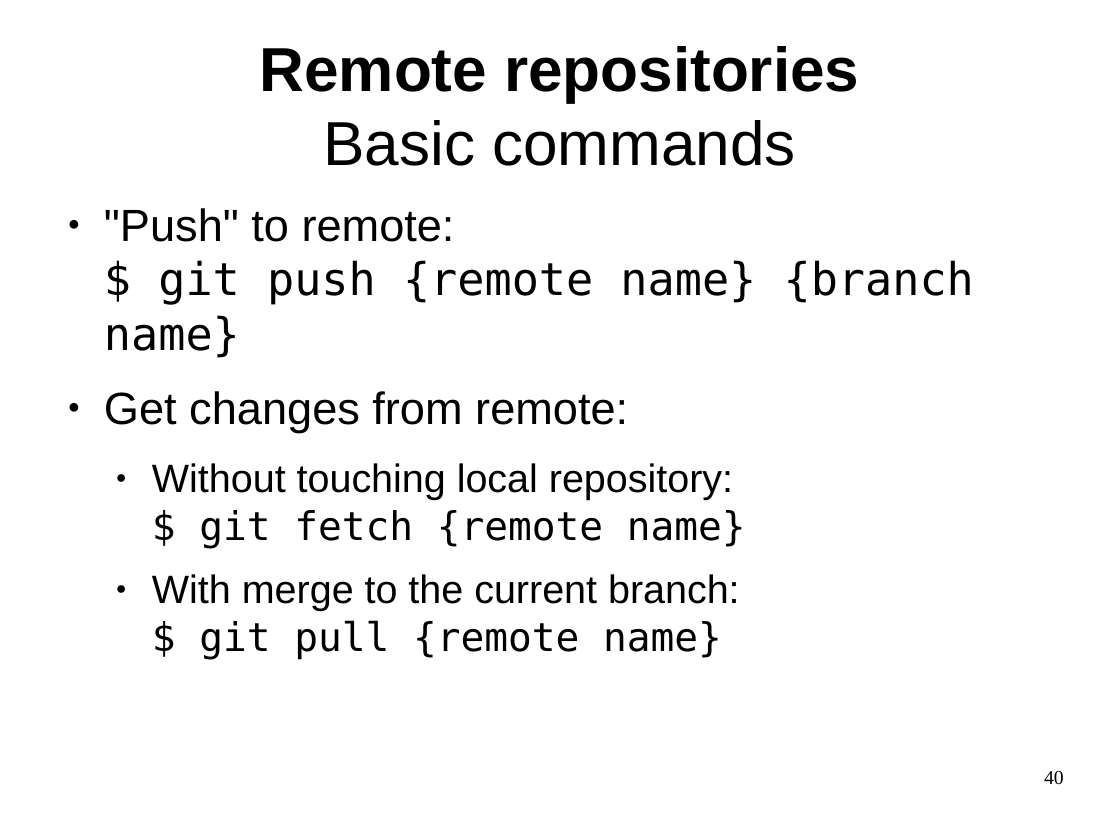
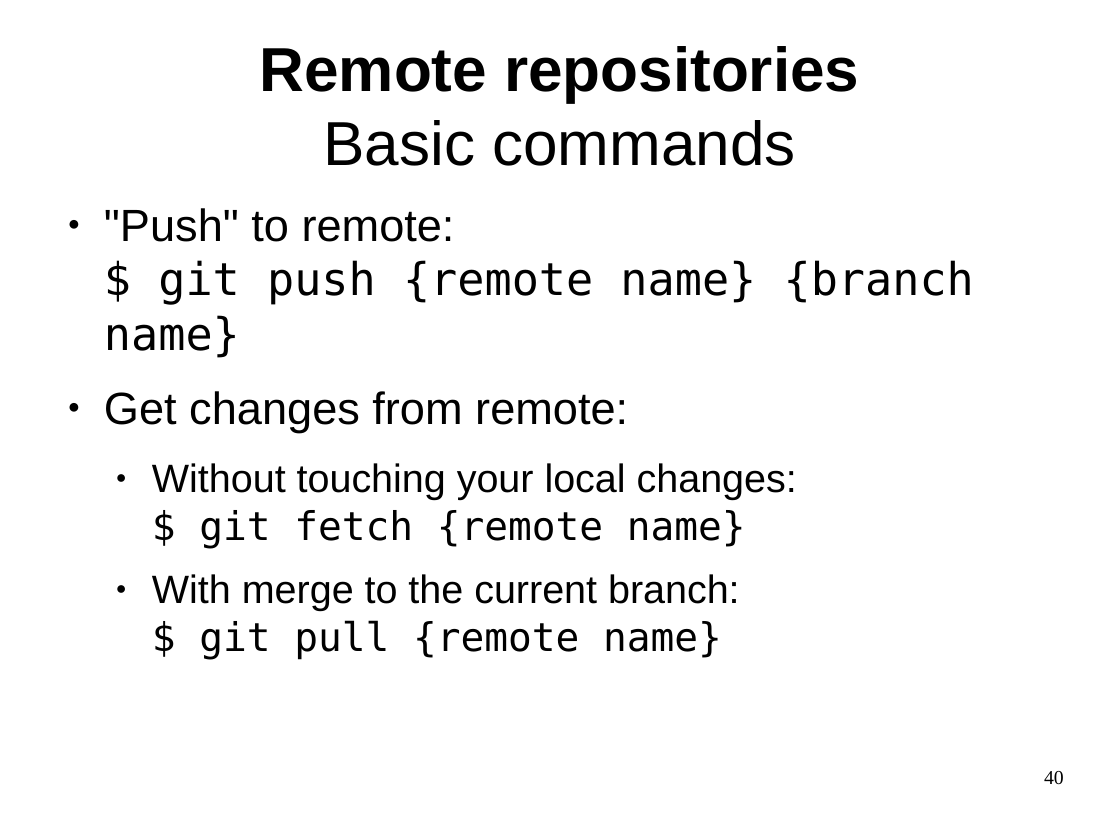
Before and after one commit to philpackmohr/git-paper, a slide deck: slide 40 of git-presentation.odp. Drawn at 1120x840 pixels with LibreOffice and Linux fonts; fonts in the diff are those of the drawing. Boxes give left, top, right and bottom in pixels: in the first picture for what was removed or moved away, otherwise in the second. Text is boxed around its words. In the diff, an @@ line names an element or a change of style, - is before the commit and + after.

Commit message:
Minor changes to presentation

```diff
--- a/git-presentation.odp
+++ b/git-presentation.odp
@@ text at (x1=152, y1=463, x2=797, y2=549): text changed @@
-  ● Without touching local repository:
-    $ git fetch {remote name}
+  ● Without touching your local changes:
+    $ git fetch {remote name}
```
Also in this commit, not shown: 6 other slides changed, 1 other file.
